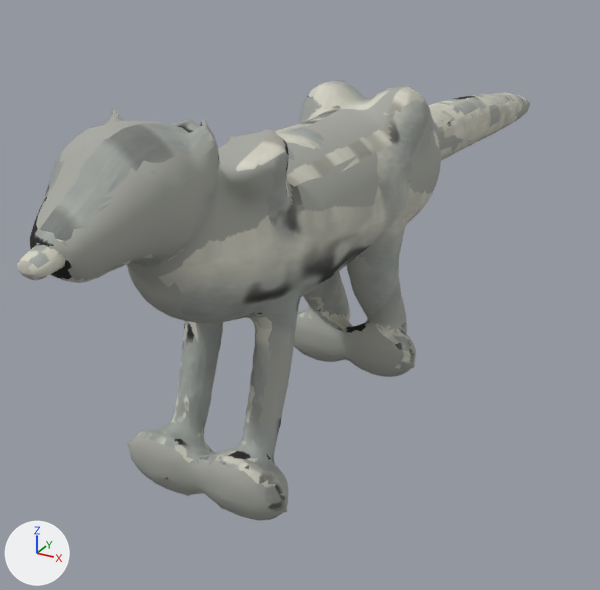
One commit to the glTF model assets/animals/snow_leopard.glb: the scene before it, then after it.
The view is the same before and after, from a 50 mm lens placed at (0.683, -1.204, 0.859), pointed at (-0.152, 0.314, 0.1). The lights are fixed; the arrows at lower left show +X, +Y and +Z. The older version comes first. Vertices at exactly the same position are counted once.

The first picture shows 'snow_leopard'.
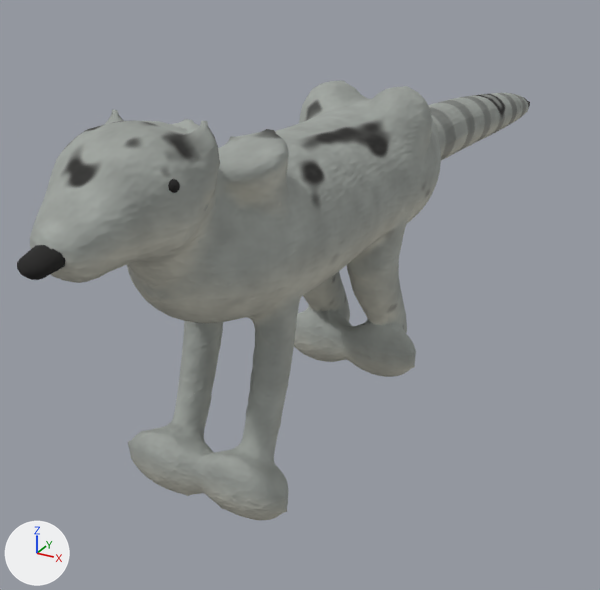
The change in detail:
me_snow_leopard is used by ob_snow_leopard; location (0.0, 0.0, 0.0).
me_snow_leopard had 9896 vertices, 19808 faces and spanned x -0.15..0.15, y -0.6..1.61, z -0.02..0.64.
me_snow_leopard now has 10018 vertices, 20028 faces and spans x -0.15..0.15, y -0.6..1.61, z -0.02..0.64.
me_snow_leopard part 1: a new loose piece of 86 vertices spanning x 0.07..0.1, y -0.45..-0.42, z 0.57..0.59, in mat_snow_leopard.
me_snow_leopard part 2: 19692 kept faces spanning x -0.15..0.15, y -0.6..1.61, z -0.02..0.64 get new texture (UV) coordinates.
Other edits to the shape of me_snow_leopard do not show in these pictures.

Where the change shows, as pixel boxes (x1, y1, x2, y2) in the pictures (600 x 590 px):
part 1 of me_snow_leopard, added
    after: (168, 179, 180, 193)
part 2 of me_snow_leopard, surface changed
    both: (17, 80, 530, 520)
